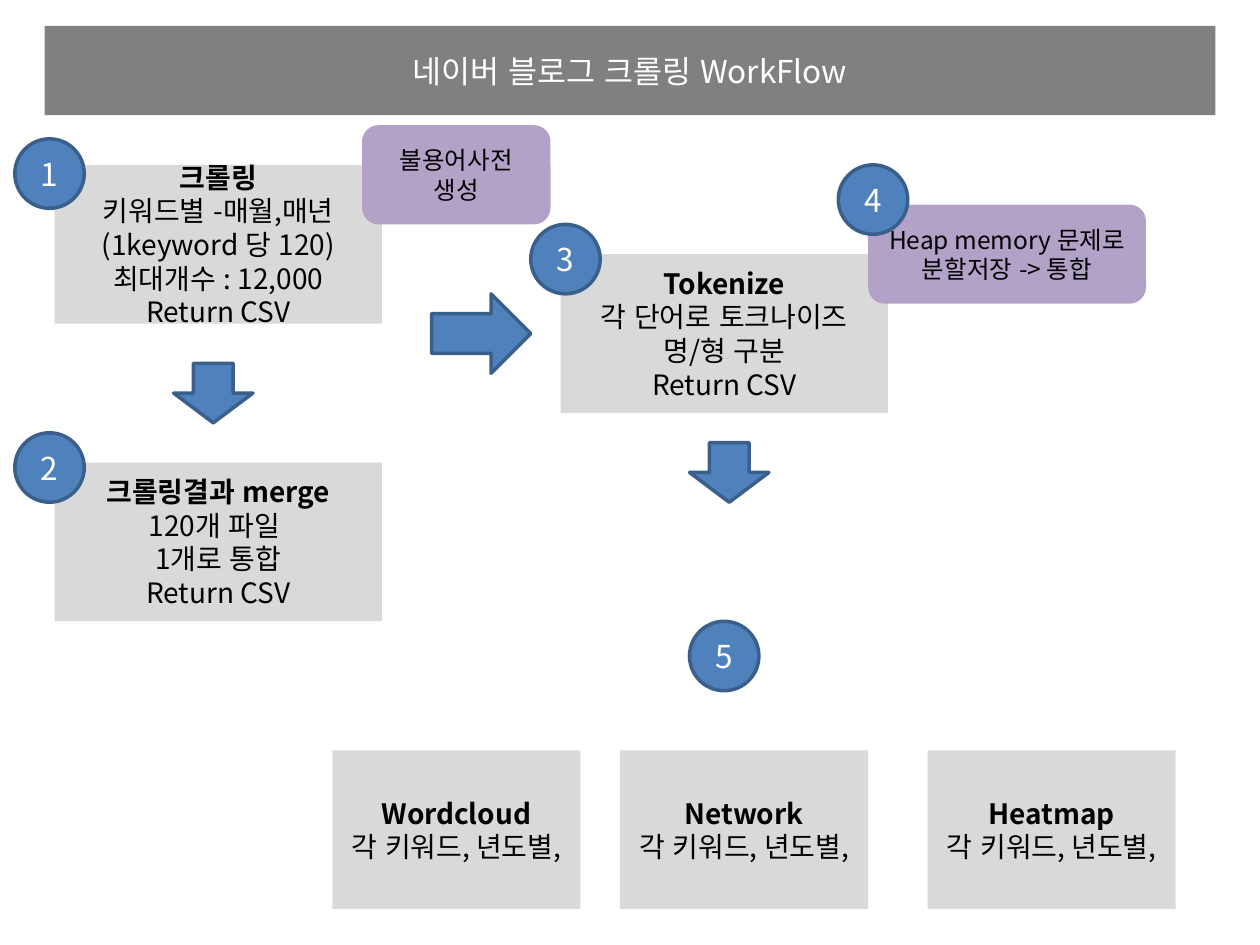
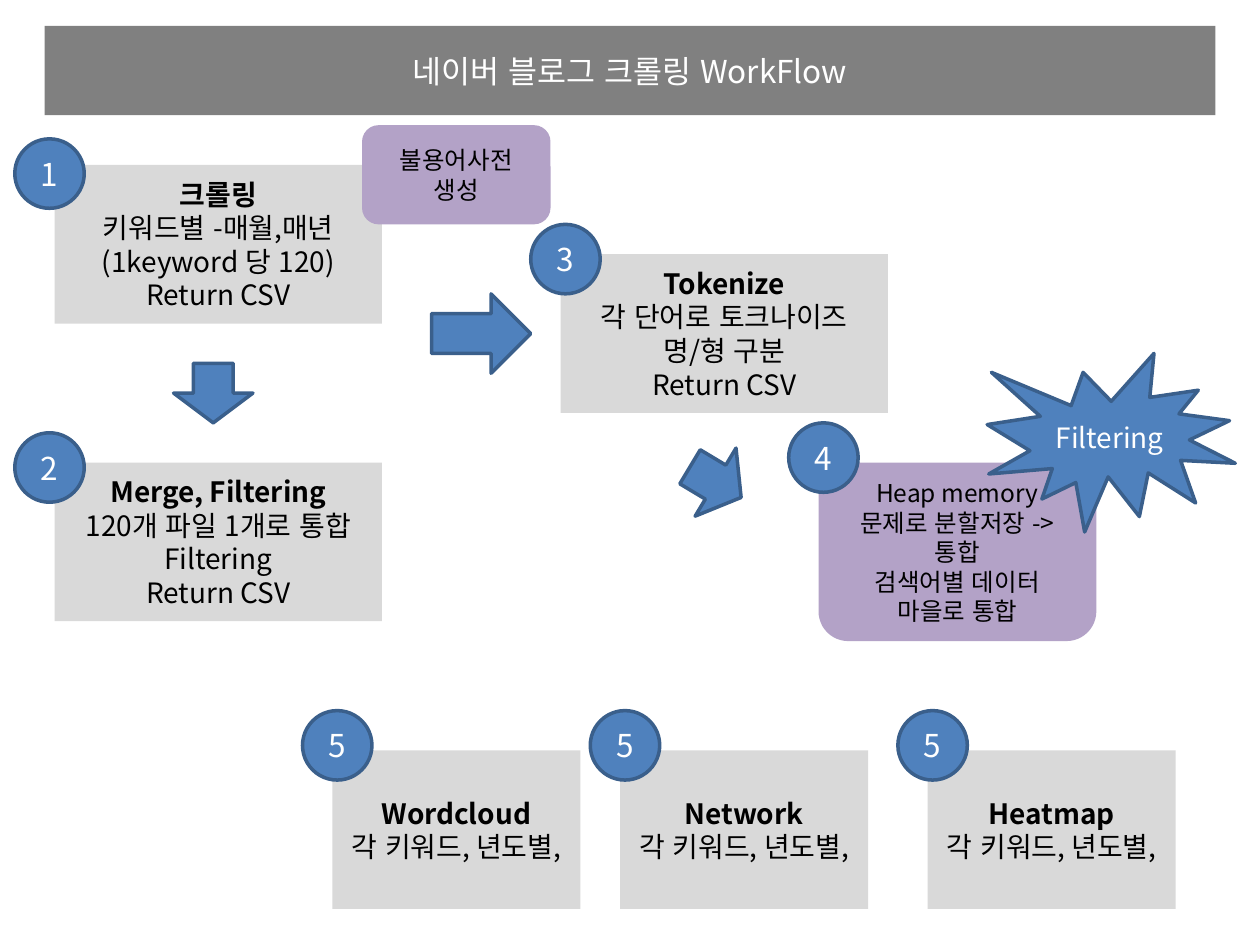
Before and after one commit to starlidust/blogcrawling, a slide deck: slide 1 of workflow/블로그크롤링_workflow.pptx. Drawn at 1260x945 pixels with LibreOffice and Linux fonts; fonts in the diff are those of the drawing. Boxes give left, top, right and bottom in pixels: in the first picture for what was removed or moved away, otherwise in the second. Text is boxed around its words. In the diff, an @@ line names an element or a change of style, - is before the commit and + after.

```diff
--- a/workflow/블로그크롤링_workflow.pptx
+++ b/workflow/블로그크롤링_workflow.pptx
@@ text in rectangle at [113, 261, 323, 294]: paragraph removed @@
-최대개수 : 12,000
@@ irregular seal added at [987, 354, 1235, 533], fill #4F81BD, outline #3A5F8C 2 pt, 16 pt, text #FFFFFF @@
+Filtering
@@ right arrow at [669, 433, 761, 531]: rotation 90 to 31 degrees @@
@@ ellipse "4": place and size @@
-ellipse "4" at [838, 165, 907, 234]
+ellipse "4" at [789, 423, 858, 493]
@@ text in rectangle at [86, 479, 350, 576]: text changed @@
-크롤링결과 merge
-120개 파일
-1개로 통합
+Merge, Filtering
+120개 파일 1개로 통합
+Filtering
@@ rounded rectangle "Heap memory 문제로 분할저장 -> ...": place and size @@
-rounded rectangle "Heap memory 문제로 분할저장 -> ..." at [868, 204, 1145, 304]
+rounded rectangle "Heap memory 문제로 분할저장 -> ..." at [819, 462, 1096, 641]
@@ text in rounded rectangle at [875, 570, 1040, 622]: paragraph added @@
+검색어별 데이터 마을로 통합
@@ ellipse added at [302, 711, 372, 780], fill #4F81BD, outline #3A5F8C 2 pt, 18 pt, text #FFFFFF @@
+5
@@ ellipse "5": place and size @@
-ellipse "5" at [689, 621, 759, 690]
+ellipse "5" at [591, 711, 660, 780]
@@ ellipse added at [898, 711, 968, 780], fill #4F81BD, outline #3A5F8C 2 pt, 18 pt, text #FFFFFF @@
+5
```
Also in this commit, not shown: 1 other slide changed.
